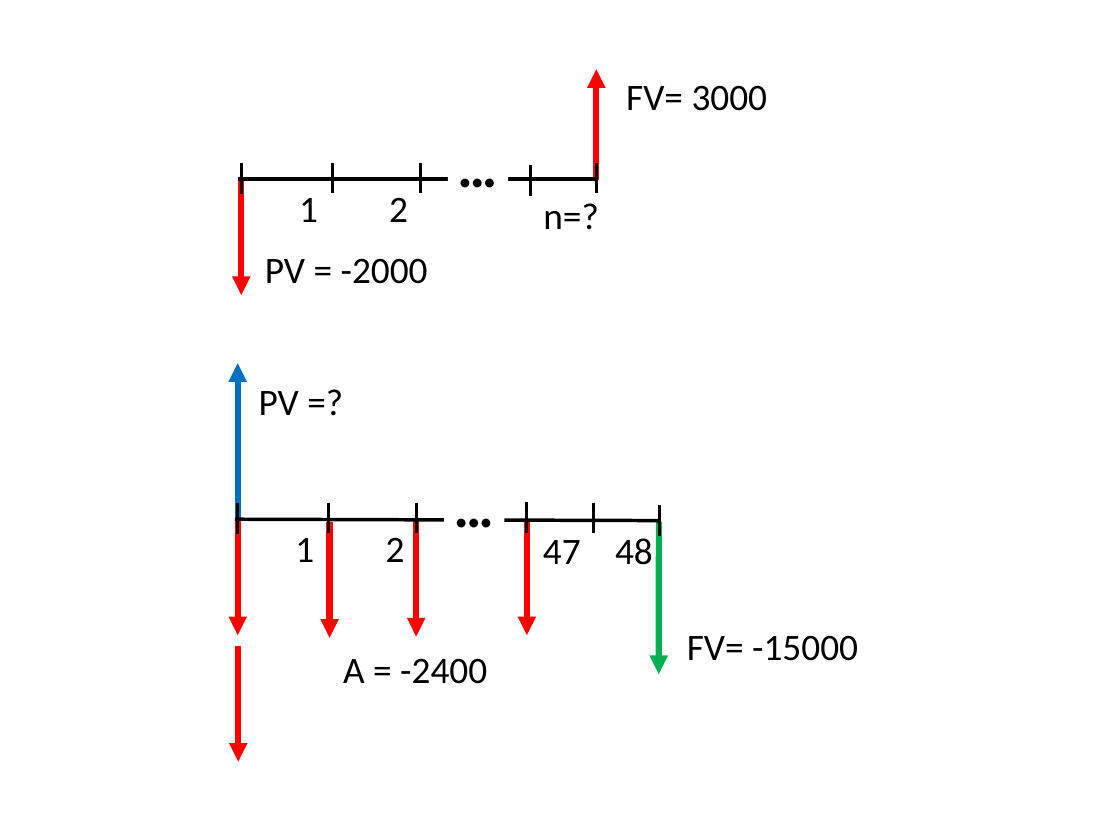
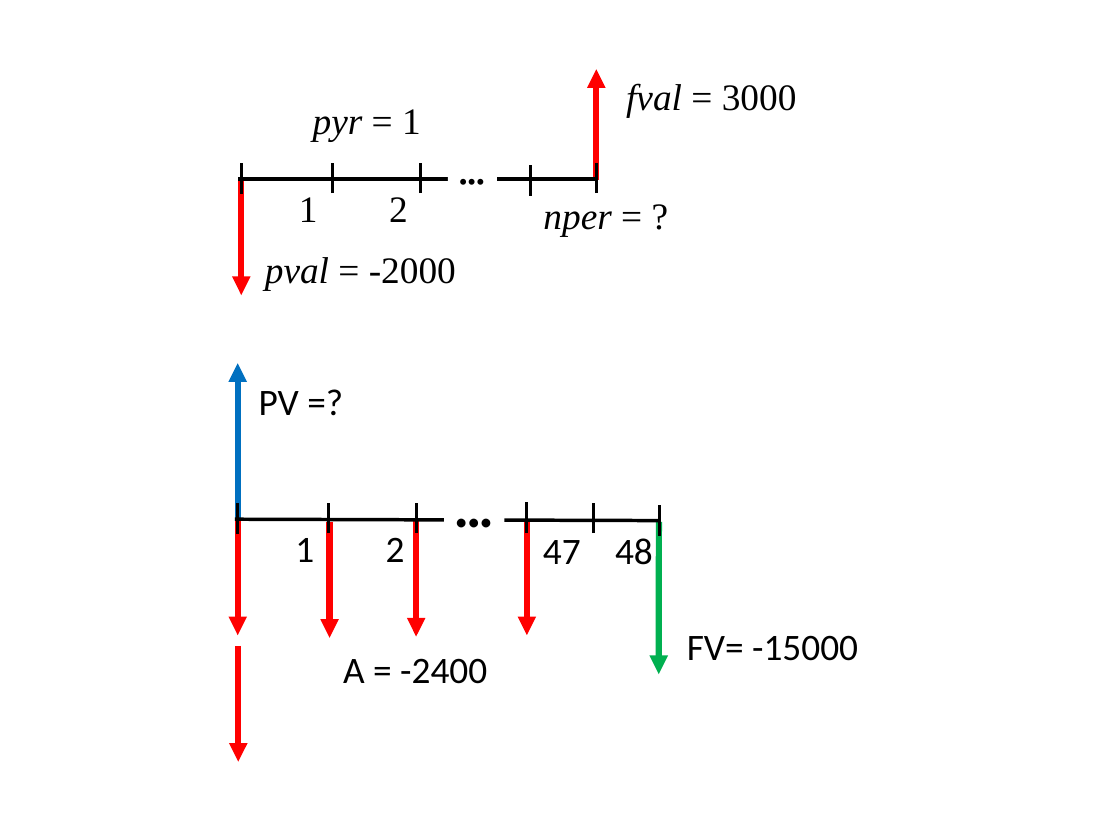
Before and after one commit to hagarciag/ingenieria-economica, a slide deck: slide 11 of images/graficas.pptx (slide 10 before the commit). Drawn at 1120x840 pixels with LibreOffice and Linux fonts; fonts in the diff are those of the drawing. Boxes give left, top, right and bottom in pixels: in the first picture for what was removed or moved away, otherwise in the second. Text is boxed around its words. In the diff, an @@ line names an element or a change of style, - is before the commit and + after.

```diff
--- a/images/graficas.pptx
+++ b/images/graficas.pptx
@@ text at <box>626,83,797,117</box>: text changed; font Calibri to Times New Roman @@
-FV= 3000
+fval = 3000
@@ text added at <box>313,109,421,141</box>, 24 pt, text #000000, italic @@
+pyr = 1
@@ font Calibri to Times New Roman in 3 elements at <box>299,197,318,222</box>, <box>389,197,408,222</box>, <box>448,160,497,202</box> @@
@@ text at <box>543,211,611,237</box>: text changed; font Calibri to Times New Roman; italic on @@
-n=?
+nper = ?
@@ text at <box>265,257,456,291</box>: text changed; font Calibri to Times New Roman @@
-PV = -2000
+pval = -2000
```
Also in this commit, not shown: 1 slide added, 5 other files.
